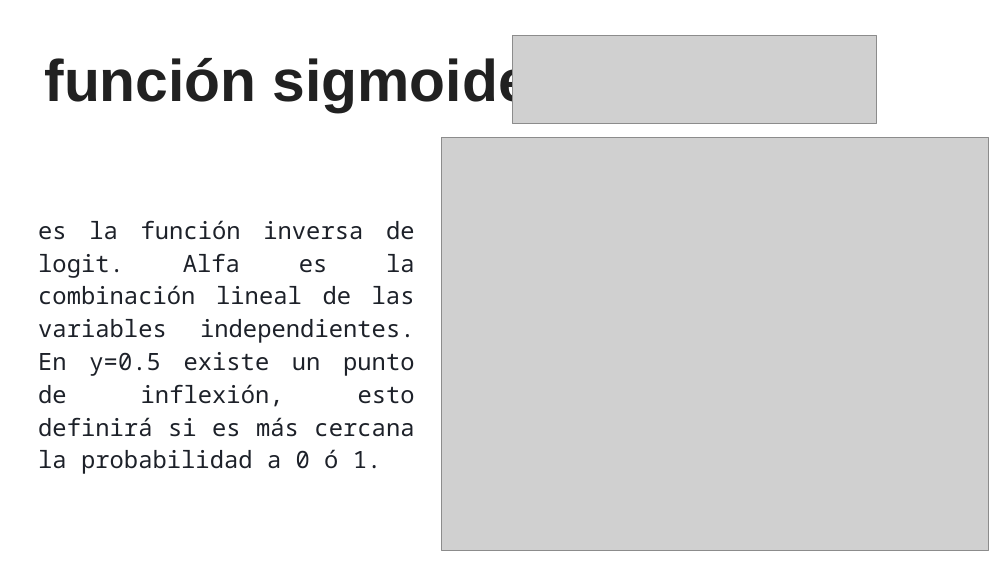
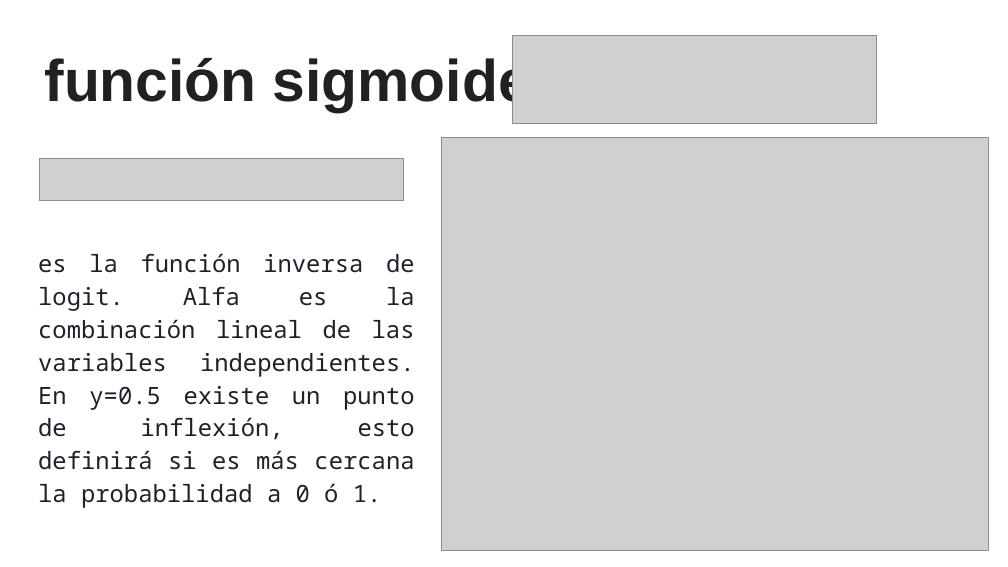
Before and after one commit to sainosmichelle/sainosmichelle.github.io, a slide deck: slide 13 of assets/files/Tema6/reg_log/6.2 Regresión Logística.pptx. Drawn at 1008x567 pixels with LibreOffice and Linux fonts; fonts in the diff are those of the drawing; grey boxes stand for pictures. Boxes give left, top, right and bottom in pixels: in the first picture for what was removed or moved away, otherwise in the second. Text is boxed around its words. In the diff, an @@ line names an element or a change of style, - is before the commit and + after.

```diff
--- a/assets/files/Tema6/reg_log/6.2 Regresión Logística.pptx
+++ b/assets/files/Tema6/reg_log/6.2 Regresión Logística.pptx
@@ picture added at bbox=[39, 158, 403, 201] @@
@@ text "es la función inversa de ...": place and size @@
-text "es la función inversa de ..." at bbox=[38, 220, 415, 474]
+text "es la función inversa de ..." at bbox=[38, 253, 415, 508]
```
Also in this commit, not shown: 6 other slides changed, 20 other files.
